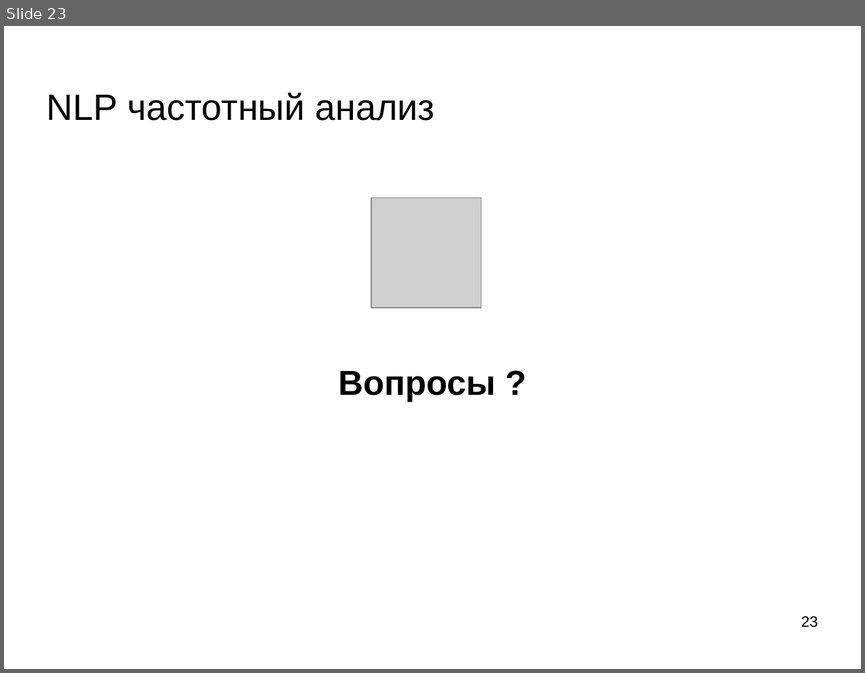
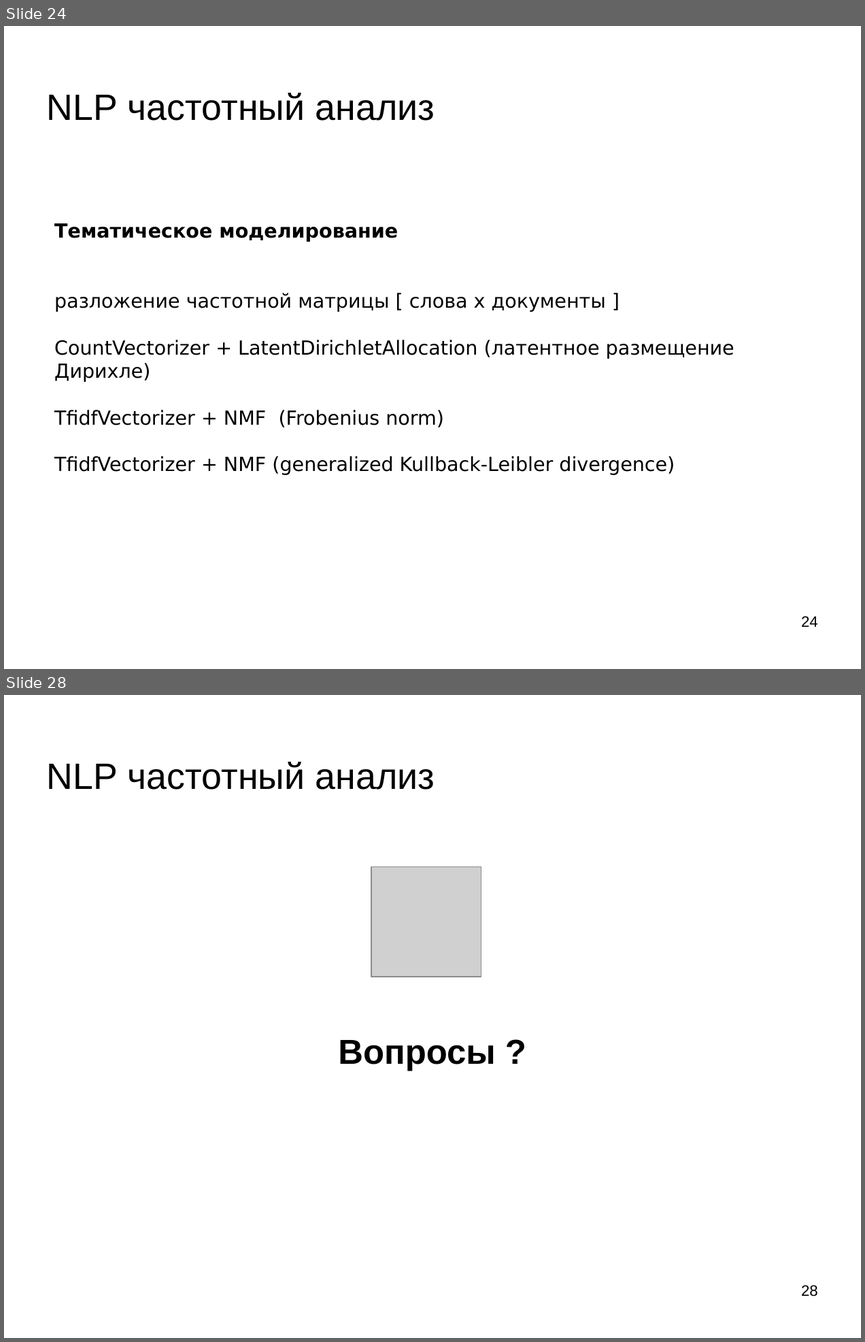
Before and after one commit to mechanoid5/ml_lectorium_legacy, a slide deck: 16-text-tfidf.odp. Shown one above the other, each under a label of ours: slide 23 before the commit, slides 24 and 28 after it; the slides between them are not shown. The pictures are 865x673 and 865x1342 pixels, drawn with LibreOffice and Linux fonts; fonts in the diff are those of the drawing; grey boxes stand for pictures; background and template pictures are left out. Boxes give left, top, right and bottom in pixels: in the first picture for what was removed or moved away, otherwise in the second. Text is boxed around its words. In the diff, an @@ line names an element or a change of style, - is before the commit and + after.

```diff
--- a/16-text-tfidf.odp
+++ b/16-text-tfidf.odp
@@ slide 24 added at <box>4,26,861,669</box>, background picture (left out) @@
@@ title added at <box>47,93,434,121</box>, 33.9 pt, text #000000 @@
+NLP частотный анализ
@@ text added at <box>54,223,734,475</box>, 18 pt, text #000000 @@
+Тематическое моделирование
+разложение частотной матрицы [ слова x документы ]
+CountVectorizer + LatentDirichletAllocation (латентное размещение Дирихле)
+TfidfVectorizer + NMF (Frobenius norm)
+TfidfVectorizer + NMF (generalized Kullback-Leibler divergence)
@@ page number added at <box>801,616,818,626</box>, 14 pt, text #000000 @@
+24
@@ what was slide 23 is now slide 28 @@
@@ page number at <box>801,1285,818,1296</box>: text changed @@
-23
+28
```
Also in this commit, not shown: 1 slide changed, 4 other slides added, 2 other files.
